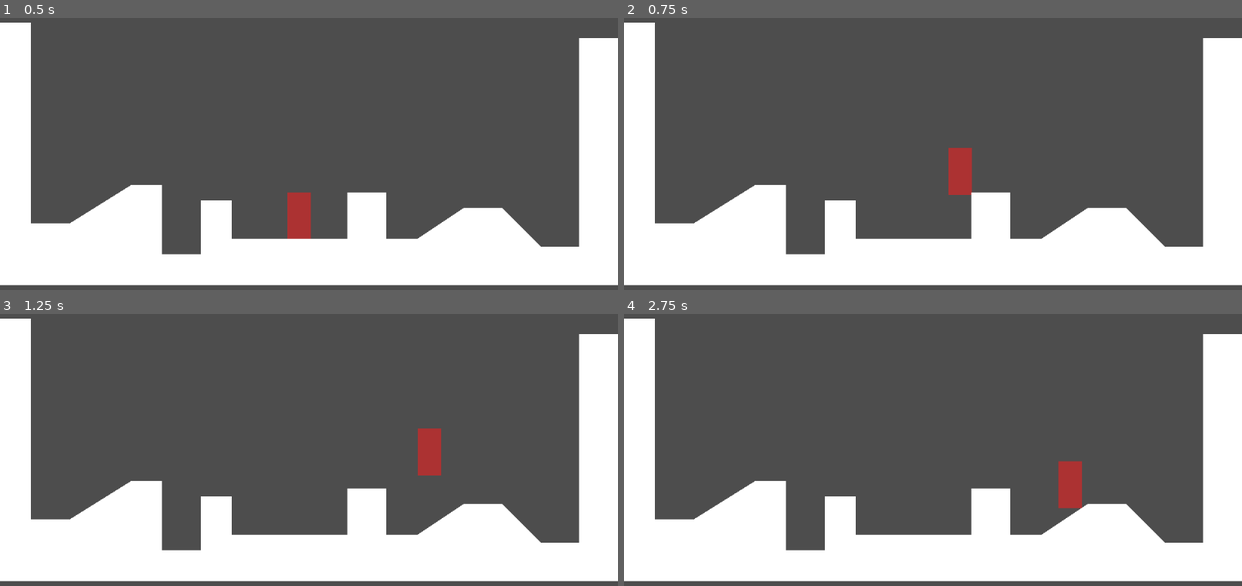
Above: before the commit, frames 1-4 (two rows, left to right).
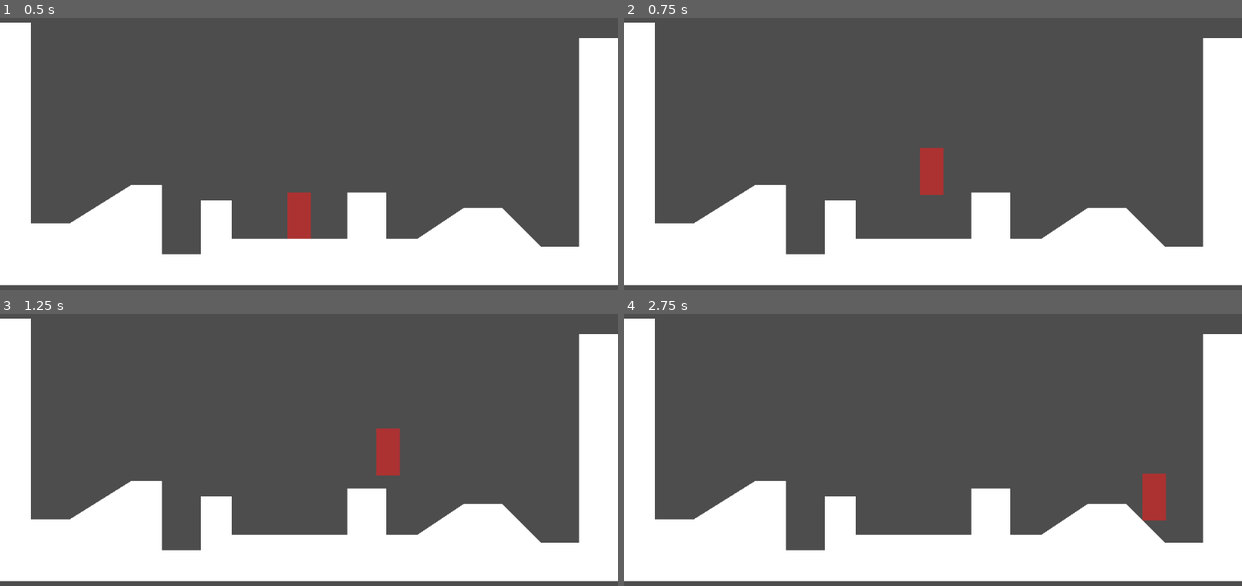
Above: after the commit, the same moments.

Repository: a-guy-and-his-computer/tinta-jogo
Game: Godot game, scene res://Scenes/jogo.tscn
The game is run twice, just before and just after one commit, with the same random seed, the same clock (stepped at 60 frames per second) and the same inputs.
Inputs:
- Up to frame 1 (0.5 s): no input
- Up to frame 2 (0.75 s): tap Enter at 0.5 s; hold Right (direita) from 0.53 s (still down); tap Space (pular) at 0.6 s
- Up to frame 3 (1.25 s): keep holding Right (direita); tap Space (pular) at 0.77, 1.07 s
- Up to frame 4 (2.75 s): tap Space (pular) at 1.35, 1.52, 1.82, 2.1 s; release Right (direita) at 2.03 s; hold Left (esquerda) from 2.03 s (still down)

Frame 1 is identical in both runs. In frame 2, 1.3% of the frame differs, in the area x 47-57%, y 47-66%; in frame 3, 1.3%; in frame 4, 1.4%, in the area x 70-88%, y 53-77%.

Commit message:
feat: adicionei aceleracao ao personagem

Diff:
--- a/Scripts/player.gd
+++ b/Scripts/player.gd
@@ -4,6 +4,8 @@
 @export var VELOCIDADE = 300.0
 @export var VELOCIDADE_NO_AR = 200.0
 @export var VELOCIDADE_PULO = -400.0
+@export var ACELERACAO = 400.0
+@export var ACELERACAO_NO_AR = 400.0
 @export var FRICCAO = 300.0
 @export var FRICCAO_NO_AR = 200.0
 
@@ -12,14 +14,14 @@
 @onready var wall_jump_timer: Timer = $WallJumpTimer
 
 func _physics_process(delta: float) -> void:
-	print(velocity)
+	print(get_wall_normal())
 	aplicar_gravidade(delta)
 	manusear_wall_jump()
 	manusear_pulo()
 
 	var direcao := Input.get_axis("esquerda", "direita")
-	aplicar_aceleracao(direcao)
-	aplicar_aceleracao_no_ar(direcao)
+	aplicar_aceleracao(direcao, delta)
+	aplicar_aceleracao_no_ar(direcao, delta)
 	aplicar_friccao(direcao)
 	aplicar_friccao_no_ar(direcao)
 
@@ -40,7 +42,8 @@
 
 func manusear_wall_jump():
 	if Input.is_action_just_pressed("pular") and (is_on_wall() and not is_on_floor()):
-		velocity = Vector2(VELOCIDADE * get_wall_normal().x, VELOCIDADE_PULO / 2)
+		velocity.x = get_wall_normal().x * VELOCIDADE
+		velocity.y = VELOCIDADE_PULO / 2
 
 
 func manusear_pulo():
@@ -50,14 +53,14 @@
 		velocity.y = VELOCIDADE_PULO
 
 
-func aplicar_aceleracao(direcao):
+func aplicar_aceleracao(direcao, delta):
 	if direcao and is_on_floor():
-		velocity.x = direcao * VELOCIDADE
+		velocity.x = move_toward(velocity.x, direcao * VELOCIDADE, ACELERACAO * delta)
 
 
-func aplicar_aceleracao_no_ar(direcao):
+func aplicar_aceleracao_no_ar(direcao, delta):
 	if direcao and not is_on_floor():
-		velocity.x = direcao * VELOCIDADE_NO_AR
+		velocity.x = move_toward(velocity.x, direcao * VELOCIDADE_NO_AR, ACELERACAO_NO_AR * delta)
 
 
 func aplicar_friccao(direcao):
--- a/project.godot
+++ b/project.godot
@@ -34,12 +34,14 @@
 "deadzone": 0.5,
 "events": [Object(InputEventKey,"resource_local_to_scene":false,"resource_name":"","device":-1,"window_id":0,"alt_press …(195 unchanged characters)…
 , Object(InputEventJoypadMotion,"resource_local_to_scene":false,"resource_name":"","device":-1,"axis":0,"axis_value":-1.0,"script":null)
+, Object(InputEventKey,"resource_local_to_scene":false,"resource_name":"","device":-1,"window_id":0,"alt_pressed":false,"shift_pressed":false,"ctrl_pressed":false,"meta_pressed":false,"pressed":false,"keycode":0,"physical_keycode":65,"key_label":0,"unicode":97,"location":0,"echo":false,"script":null)
 ]
 }
 direita={
 "deadzone": 0.5,
 "events": [Object(InputEventKey,"resource_local_to_scene":false,"resource_name":"","device":-1,"window_id":0,"alt_press …(195 unchanged characters)…
 , Object(InputEventJoypadMotion,"resource_local_to_scene":false,"resource_name":"","device":-1,"axis":2,"axis_value":1.0,"script":null)
+, Object(InputEventKey,"resource_local_to_scene":false,"resource_name":"","device":-1,"window_id":0,"alt_pressed":false,"shift_pressed":false,"ctrl_pressed":false,"meta_pressed":false,"pressed":false,"keycode":0,"physical_keycode":68,"key_label":0,"unicode":100,"location":0,"echo":false,"script":null)
 ]
 }
 
